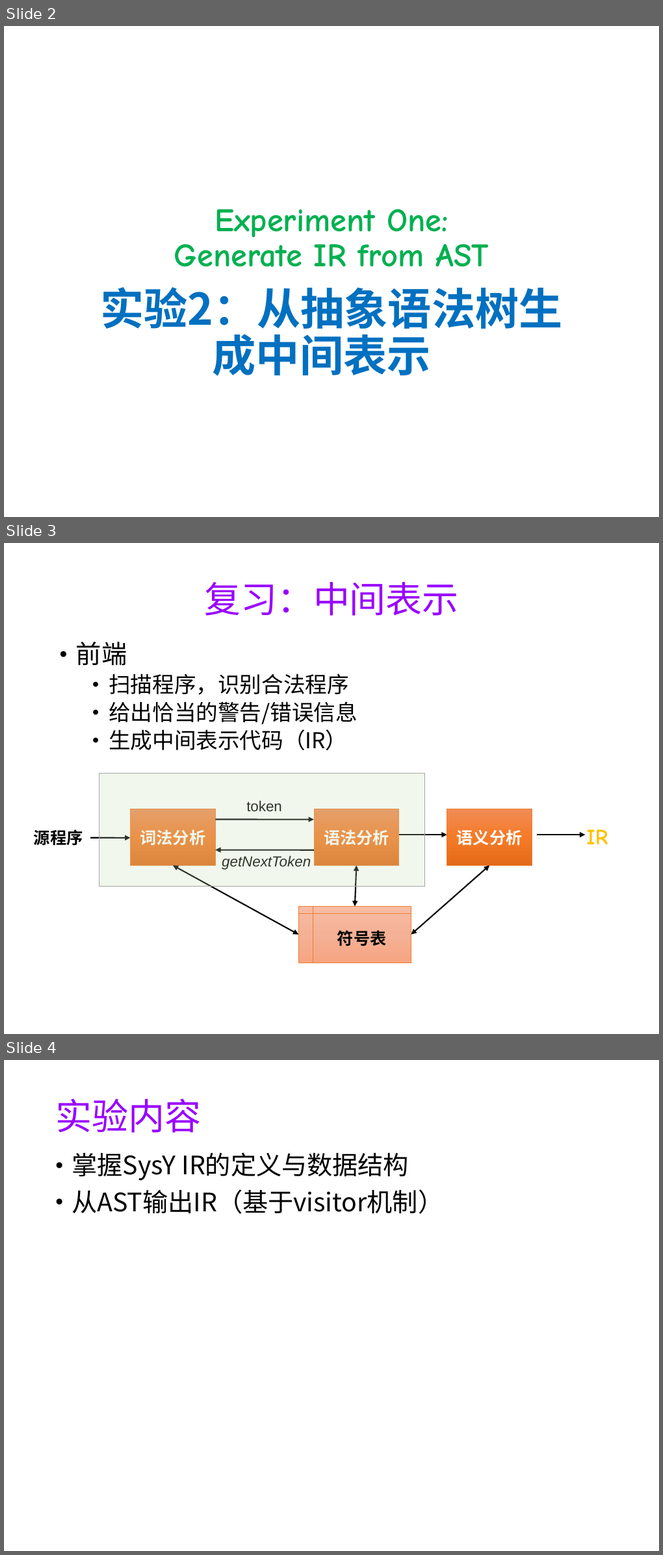
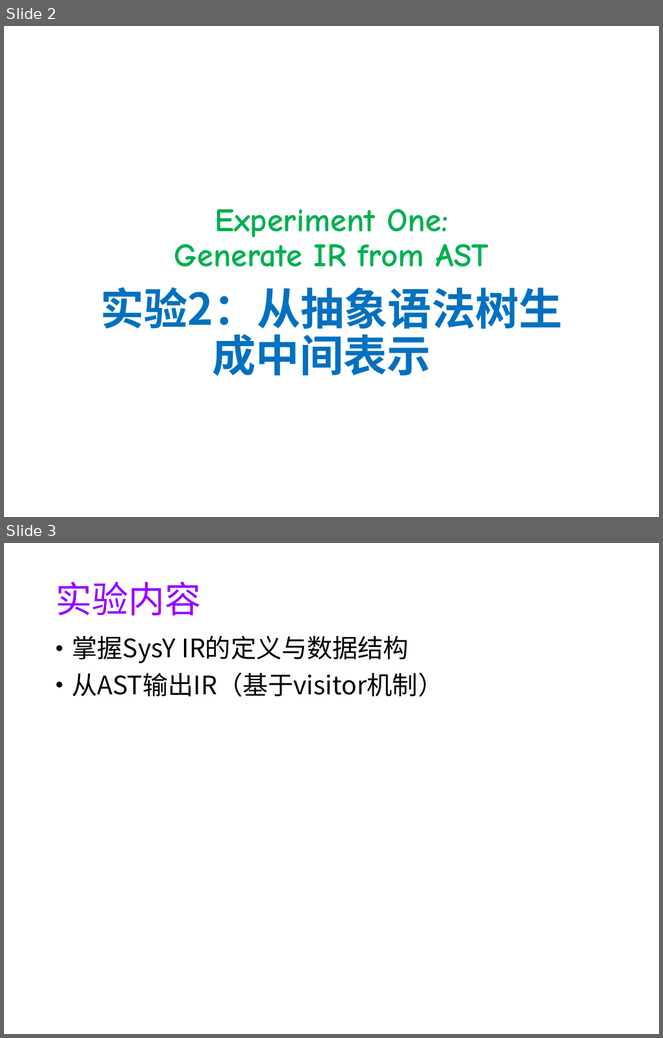
Before and after one commit to WangQingzhe/Sysy-compiler, a slide deck: doc/exp02-ir.pptx. Shown one above the other, each under a label of ours: slides 2, 3 and 4 before the commit, slides 2 and 3 after it. The pictures are 663x1555 and 663x1038 pixels, drawn with LibreOffice and Linux fonts; fonts in the diff are those of the drawing; background and template pictures are left out. Boxes give left, top, right and bottom in pixels: in the first picture for what was removed or moved away, otherwise in the second. Text is boxed around its words. In the diff, an @@ line names an element or a change of style, - is before the commit and + after.

```diff
--- a/doc/exp02-ir.pptx
+++ b/doc/exp02-ir.pptx
@@ slide 3 removed at bbox=[4, 543, 659, 1034], background #FFFFFF @@
@@ title removed at bbox=[204, 582, 459, 616] @@
-复习：中间表示
@@ text removed at bbox=[76, 642, 358, 750] @@
-• 前端
-  • 扫描程序，识别合法程序
-  • 给出恰当的警告/错误信息
-  • 生成中间表示代码（IR）
@@ rectangle removed at bbox=[100, 773, 425, 886] @@
@@ rectangle removed at bbox=[131, 809, 216, 865] @@
-词法分析
@@ text removed at bbox=[246, 800, 282, 811] @@
-token
@@ rectangle removed at bbox=[314, 809, 399, 865] @@
-语法分析
@@ rectangle removed at bbox=[447, 809, 532, 865] @@
-语义分析
@@ text removed at bbox=[34, 830, 83, 846] @@
-源程序
@@ arrow removed from (216, 819) to (314, 819) @@
@@ text removed at bbox=[586, 830, 608, 845] @@
-IR
@@ arrow removed from (90, 838) to (131, 838) @@
@@ arrow removed from (319, 850) to (216, 850) @@
@@ arrow removed from (399, 835) to (447, 835) @@
@@ arrow removed from (538, 835) to (585, 835) @@
@@ double arrow removed from (173, 865) to (299, 935) @@
@@ text removed at bbox=[222, 856, 311, 870] @@
-getNextToken
@@ double arrow removed from (356, 865) to (355, 906) @@
@@ double arrow removed from (490, 865) to (412, 935) @@
@@ flow chart internal storage removed at bbox=[299, 906, 412, 963] @@
-符号表
@@ what was slide 4 is now slide 3 @@
```
Also in this commit, not shown: 1 slide changed, 19 slides added, 9 other slides removed.
